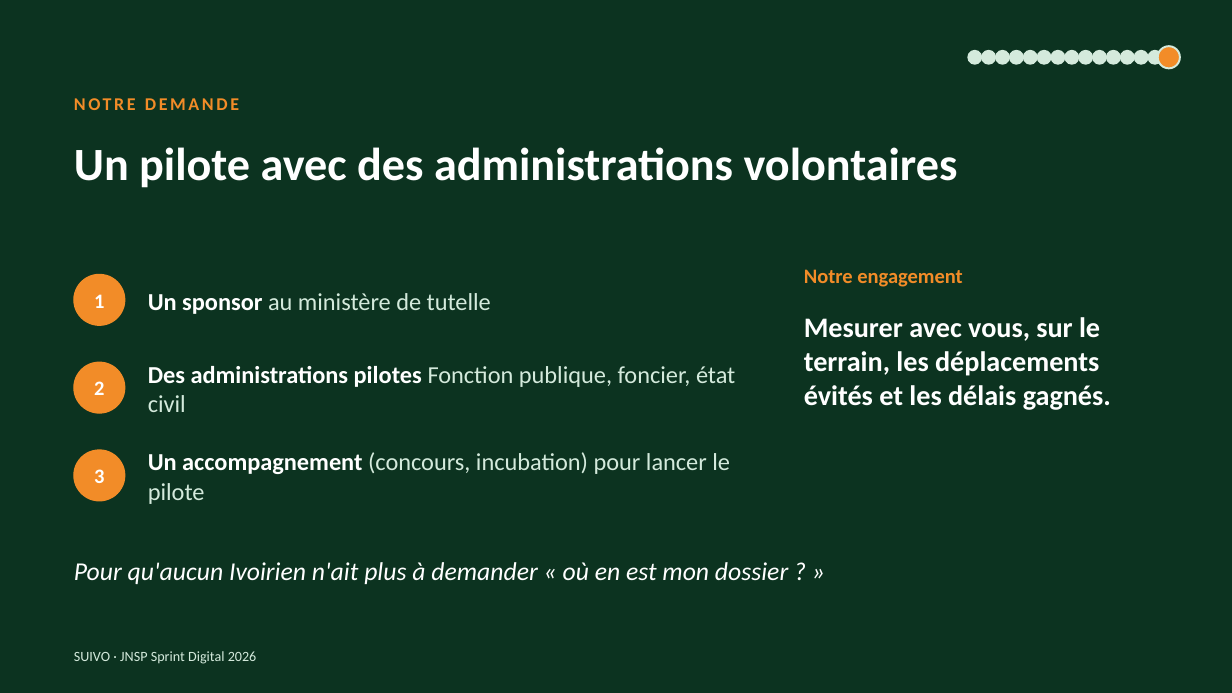
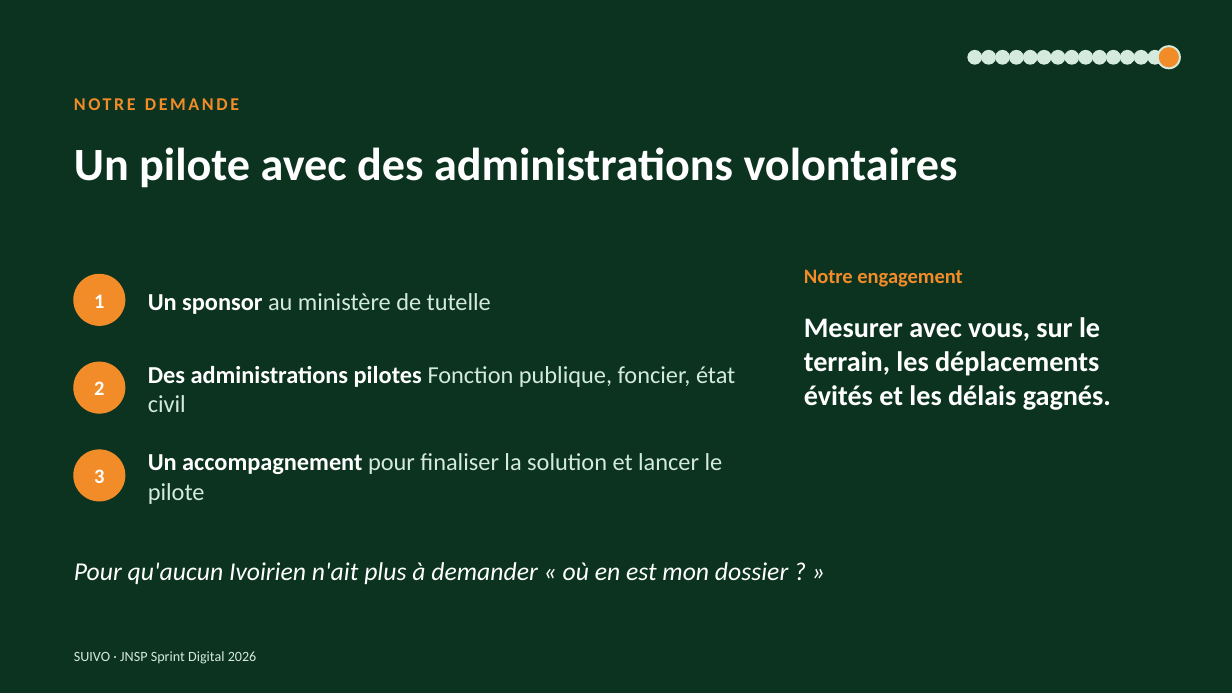
Before and after one commit to karl94/blog, a slide deck: slide 15 of jnsp-sprint-digital/08-pitch-deck/SUIVO-pitch-illustre.pptx. Drawn at 1232x693 pixels with LibreOffice and Linux fonts; fonts in the diff are those of the drawing. Boxes give left, top, right and bottom in pixels: in the first picture for what was removed or moved away, otherwise in the second. Text is boxed around its words. In the diff, an @@ line names an element or a change of style, - is before the commit and + after.

```diff
--- a/jnsp-sprint-digital/08-pitch-deck/SUIVO-pitch-illustre.pptx
+++ b/jnsp-sprint-digital/08-pitch-deck/SUIVO-pitch-illustre.pptx
@@ text at <box>148,453,723,504</box>: text changed @@
-Un accompagnement (concours, incubation) pour lancer le pilote
+Un accompagnement pour finaliser la solution et lancer le pilote
```
Also in this commit, not shown: 1 other slide changed, 3 other files.
